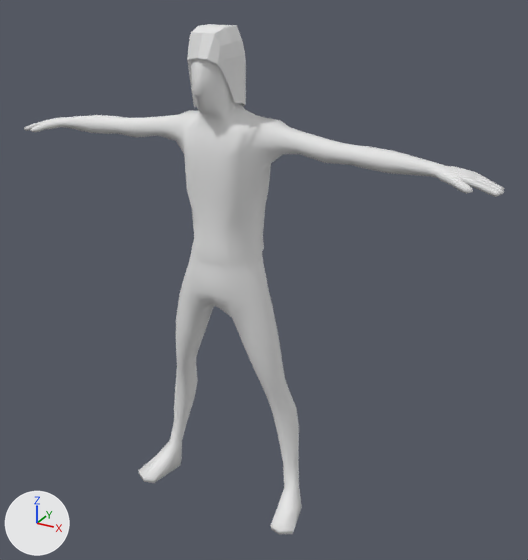
An edit to the FBX model RightTime/Assets/Models/Character_002.fbx, drawn before and after from the same camera.
Camera for both pictures: a 50 mm lens placed at (1.303, -2.052, 1.998), pointed at (0.127, 0.085, 0.929). Arrows for +X, +Y and +Z are at lower left; the lights stay in place.

Objects in the first picture: 'character_002'.
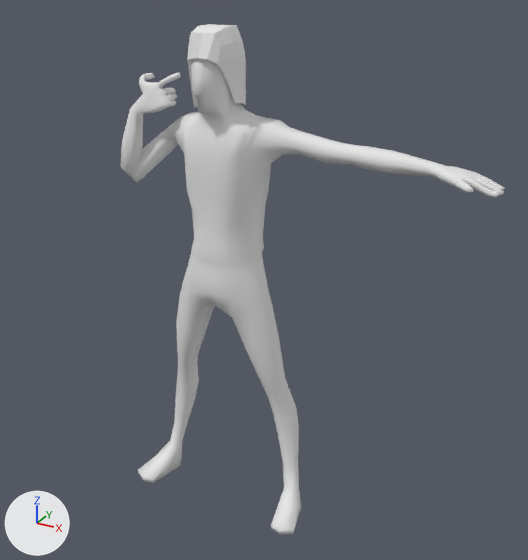
The newer file adds an action. The first version stands in its rest pose; the second is drawn at frame 19 of the action 'sama_rig|Gun2head'.

What changed in the scene script:
```text
Change bone_def_index_01_l:
    where bone_def_index_01_l = bpy.data.objects['sama_rig'].pose.bones['DEF_Index_01_L']  # child of 'DEF_Hand_L'
    bone_def_index_01_l.rotation_quaternion: (1.0, 0.0, 0.0, 0.0) -> (0.996, -0.087, 0.005, -0.016)  # degrees (0, 0, 0) -> degrees (-10, 0, -2)
Change bone_def_index_03_l:
    where bone_def_index_03_l = bpy.data.objects['sama_rig'].pose.bones['DEF_Index_03_L']  # child of 'DEF_Index_02_L'
    bone_def_index_03_l.rotation_quaternion: (1.0, 0.0, 0.0, 0.0) -> (0.98, 0.132, -0.001, -0.15)  # degrees (0, 0, 0) -> degrees (15, 2, -17)
Change bone_def_uparm_r:
    where bone_def_uparm_r = bpy.data.objects['sama_rig'].pose.bones['DEF_UpArm_R']  # child of 'DEF_Shoulder_R'
    bone_def_uparm_r.rotation_quaternion: (1.0, 0.0, 0.0, 0.0) -> (0.57, -0.324, 0.733, -0.181)  # degrees (0, 0, 0) -> degrees (-114, 46, -102)
Change bone_def_forarm_r:
    where bone_def_forarm_r = bpy.data.objects['sama_rig'].pose.bones['DEF_ForArm_R']  # child of 'DEF_UpArm_R'
    bone_def_forarm_r.rotation_quaternion: (1.0, 0.0, 0.0, 0.0) -> (0.195, -0.923, 0.184, 0.275)  # degrees (0, 0, 0) -> degrees (-162, 35, -17)
Change bone_def_hand_r:
    where bone_def_hand_r = bpy.data.objects['sama_rig'].pose.bones['DEF_Hand_R']  # child of 'DEF_ForArm_R'
    bone_def_hand_r.rotation_quaternion: (1.0, 0.0, 0.0, 0.0) -> (0.867, -0.123, 0.246, -0.415)  # degrees (0, 0, 0) -> degrees (-26, 19, -56)
Change bone_def_pinky_01_r:
    where bone_def_pinky_01_r = bpy.data.objects['sama_rig'].pose.bones['DEF_Pinky_01_R']  # child of 'DEF_Hand_R'
    bone_def_pinky_01_r.rotation_quaternion: (1.0, 0.0, 0.0, 0.0) -> (0.811, -0.57, -0.052, -0.12)  # degrees (0, 0, 0) -> degrees (-69, -13, -8)
Change bone_def_pinky_02_r:
    where bone_def_pinky_02_r = bpy.data.objects['sama_rig'].pose.bones['DEF_Pinky_02_R']  # child of 'DEF_Pinky_01_R'
    bone_def_pinky_02_r.rotation_quaternion: (1.0, 0.0, 0.0, 0.0) -> (0.956, -0.291, 0.016, 0.009)  # degrees (0, 0, 0) -> degrees (-34, 2, 0)
Change bone_def_ring_01_r:
    where bone_def_ring_01_r = bpy.data.objects['sama_rig'].pose.bones['DEF_Ring_01_R']  # child of 'DEF_Hand_R'
    bone_def_ring_01_r.rotation_quaternion: (1.0, 0.0, 0.0, 0.0) -> (0.867, -0.471, -0.001, -0.165)  # degrees (0, 0, 0) -> degrees (-56, -9, -17)
Change bone_def_ring_02_r:
    where bone_def_ring_02_r = bpy.data.objects['sama_rig'].pose.bones['DEF_Ring_02_R']  # child of 'DEF_Ring_01_R'
    bone_def_ring_02_r.rotation_quaternion: (1.0, 0.0, 0.0, 0.0) -> (0.902, -0.421, 0.013, -0.092)  # degrees (0, 0, 0) -> degrees (-50, -3, -10)
Change bone_def_ring_03_r:
    where bone_def_ring_03_r = bpy.data.objects['sama_rig'].pose.bones['DEF_Ring_03_R']  # child of 'DEF_Ring_02_R'
    bone_def_ring_03_r.rotation_quaternion: (1.0, 0.0, 0.0, 0.0) -> (0.951, -0.31, 0.001, -0.007)  # degrees (0, 0, 0) -> degrees (-36, 0, -1)
Change bone_def_mid_01_r:
    where bone_def_mid_01_r = bpy.data.objects['sama_rig'].pose.bones['DEF_Mid_01_R']  # child of 'DEF_Hand_R'
    bone_def_mid_01_r.rotation_quaternion: (1.0, 0.0, 0.0, 0.0) -> (0.891, -0.414, 0.036, -0.18)  # degrees (0, 0, 0) -> degrees (-49, -5, -21)
Change bone_def_mid_02_r:
    where bone_def_mid_02_r = bpy.data.objects['sama_rig'].pose.bones['DEF_Mid_02_R']  # child of 'DEF_Mid_01_R'
    bone_def_mid_02_r.rotation_quaternion: (1.0, 0.0, 0.0, 0.0) -> (0.888, -0.425, 0.017, -0.174)  # degrees (0, 0, 0) -> degrees (-50, -7, -19)
Change bone_def_mid_03_r:
    where bone_def_mid_03_r = bpy.data.objects['sama_rig'].pose.bones['DEF_Mid_03_R']  # child of 'DEF_Mid_02_R'
    bone_def_mid_03_r.rotation_quaternion: (1.0, 0.0, 0.0, 0.0) -> (0.885, -0.438, 0.001, -0.155)  # degrees (0, 0, 0) -> degrees (-52, -8, -16)
Change bone_def_index_01_r:
    where bone_def_index_01_r = bpy.data.objects['sama_rig'].pose.bones['DEF_Index_01_R']  # child of 'DEF_Hand_R'
    bone_def_index_01_r.rotation_quaternion: (1.0, 0.0, 0.0, 0.0) -> (0.97, 0.241, -0.021, 0.002)  # degrees (0, 0, 0) -> degrees (28, -2, 0)
Change bone_def_index_02_r:
    where bone_def_index_02_r = bpy.data.objects['sama_rig'].pose.bones['DEF_Index_02_R']  # child of 'DEF_Index_01_R'
    bone_def_index_02_r.rotation_quaternion: (1.0, 0.0, 0.0, 0.0) -> (0.953, -0.302, 0.03, -0.028)  # degrees (0, 0, 0) -> degrees (-35, 2, -4)
Change bone_def_thumb_01_r:
    where bone_def_thumb_01_r = bpy.data.objects['sama_rig'].pose.bones['DEF_thumb_01_R']  # child of 'DEF_Hand_R'
    bone_def_thumb_01_r.rotation_quaternion: (1.0, 0.0, 0.0, 0.0) -> (0.809, 0.112, 0.116, 0.566)  # degrees (0, 0, 0) -> degrees (18, 3, 71)
Change bone_def_thumb_02_r:
    where bone_def_thumb_02_r = bpy.data.objects['sama_rig'].pose.bones['DEF_thumb_02_R']  # child of 'DEF_thumb_01_R'
    bone_def_thumb_02_r.rotation_quaternion: (1.0, 0.0, 0.0, 0.0) -> (0.852, -0.224, 0.011, -0.473)  # degrees (0, 0, 0) -> degrees (-24, -11, -56)
Change bone_def_thumb_01_r_001:
    where bone_def_thumb_01_r_001 = bpy.data.objects['sama_rig'].pose.bones['DEF_thumb_01_R.001']  # child of 'DEF_thumb_02_R'
    bone_def_thumb_01_r_001.rotation_quaternion: (1.0, 0.0, 0.0, 0.0) -> (0.949, -0.205, -0.001, -0.24)  # degrees (0, 0, 0) -> degrees (-23, -6, -27)
```

What differs and where, as boxes [x1, y1, x2, y2] in the pictures (528 x 560 px):
'character_002', posed (20% narrower): before [24, 24, 504, 534]; after [120, 24, 504, 534]
bone 'DEF_Index_01_L', root to tip: before (470, 184) to (478, 187); after (470, 184) to (478, 188)
bone 'DEF_Index_03_L', root to tip: before (489, 191) to (495, 195); after (489, 193) to (495, 196)
bone 'DEF_UpArm_R', root to tip: before (177, 129) to (120, 128); after (177, 129) to (131, 175)
bone 'DEF_ForArm_R', root to tip: before (120, 128) to (68, 126); after (131, 175) to (141, 106)
bone 'DEF_Hand_R', root to tip: before (68, 126) to (49, 124); after (141, 106) to (162, 96)
bone 'DEF_Pinky_01_R', root to tip: before (54, 123) to (51, 124); after (167, 104) to (171, 103)
bone 'DEF_Pinky_02_R', root to tip: before (51, 124) to (46, 125); after (171, 103) to (171, 101)
bone 'DEF_Ring_01_R', root to tip: before (49, 124) to (45, 125); after (165, 97) to (171, 96)
bone 'DEF_Ring_02_R', root to tip: before (45, 125) to (39, 126); after (171, 96) to (172, 96)
bone 'DEF_Ring_03_R', root to tip: before (39, 126) to (36, 127); after (172, 96) to (170, 97)
bone 'DEF_Mid_01_R', root to tip: before (45, 125) to (40, 126); after (163, 91) to (169, 90)
bone 'DEF_Mid_02_R', root to tip: before (40, 126) to (33, 126); after (169, 90) to (172, 91)
bone 'DEF_Mid_03_R', root to tip: before (33, 126) to (30, 127); after (172, 91) to (169, 94)
bone 'DEF_Index_01_R', root to tip: before (40, 126) to (36, 126); after (161, 84) to (164, 82)
bone 'DEF_Index_02_R', root to tip: before (36, 126) to (30, 127); after (164, 82) to (171, 77)
bone 'DEF_thumb_01_R', root to tip: before (51, 127) to (43, 129); after (146, 90) to (141, 82)
bone 'DEF_thumb_02_R', root to tip: before (43, 129) to (39, 130); after (141, 82) to (144, 78)
bone 'DEF_thumb_01_R.001', root to tip: before (39, 130) to (35, 131); after (144, 78) to (149, 77)
